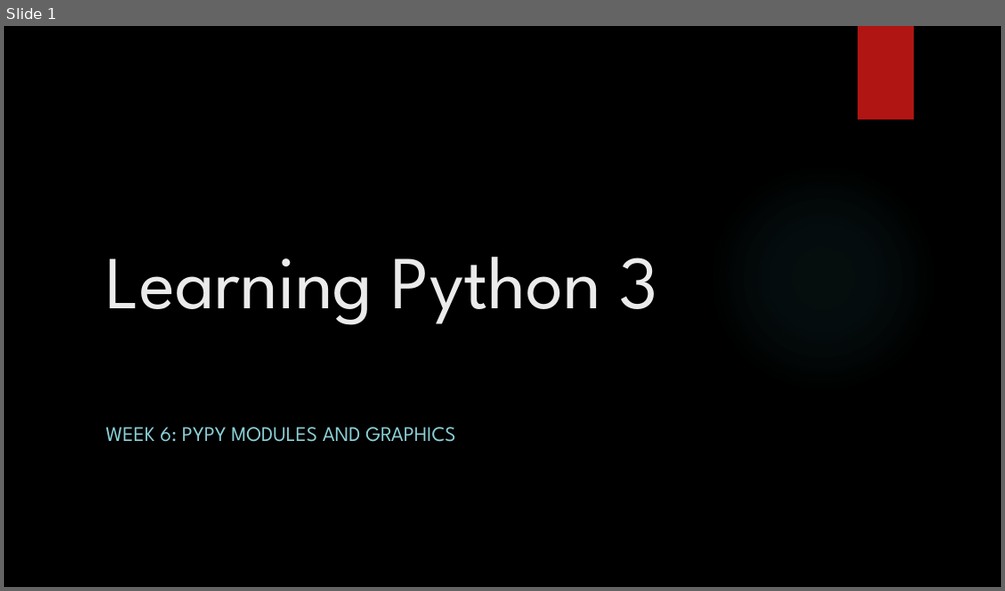
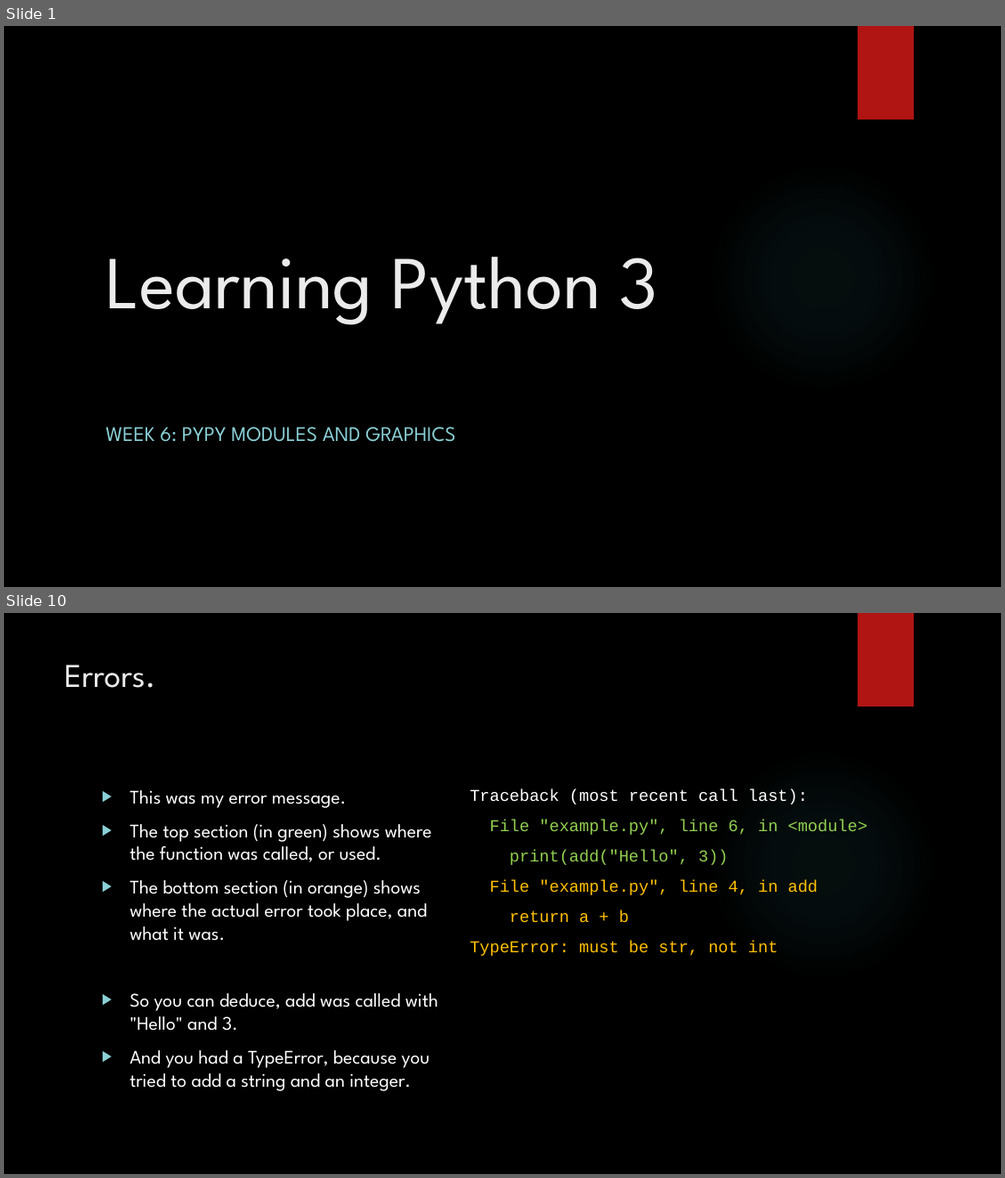
Before and after one commit to davidgroves/DGM_Tutorials, a slide deck: week7/week7.pptx. Shown one above the other, each under a label of ours: slide 1 before the commit, slides 1 and 10 after it; the slides between them are not shown. The pictures are 1005x591 and 1005x1178 pixels, drawn with LibreOffice and Linux fonts; fonts in the diff are those of the drawing; background and template pictures are left out. Boxes give left, top, right and bottom in pixels: in the first picture for what was removed or moved away, otherwise in the second. Text is boxed around its words. In the diff, an @@ line names an element or a change of style, - is before the commit and + after.

```diff
--- a/week7/week7.pptx
+++ b/week7/week7.pptx
@@ slide 10 added at (4,613,1001,1174), background picture (left out); not listed: 2 template elements that a slide beside it also shows @@
@@ title added at (65,665,156,688), 32 pt, text #EBEBEB @@
+Errors.
@@ text added at (129,790,438,1091), 18.5 pt, text #FFFFFF @@
+▶ This was my error message.
+▶ The top section (in green) shows where the function was called, or used.
+▶ The bottom section (in orange) shows where the actual error took place, and what it was.
+▶ So you can deduce, add was called with "Hello" and 3.
+▶ And you had a TypeError, because you tried to add a string and an integer.
@@ text added at (469,819,867,956), 16 pt, text #FFC000 @@
+Traceback (most recent call last):
+File "example.py", line 6, in <module>
+print(add("Hello", 3))
+File "example.py", line 4, in add
+return a + b
+TypeError: must be str, not int
```
Also in this commit, not shown: 1 slide changed, 14 other slides added, 19 slides removed, 24 other files.
